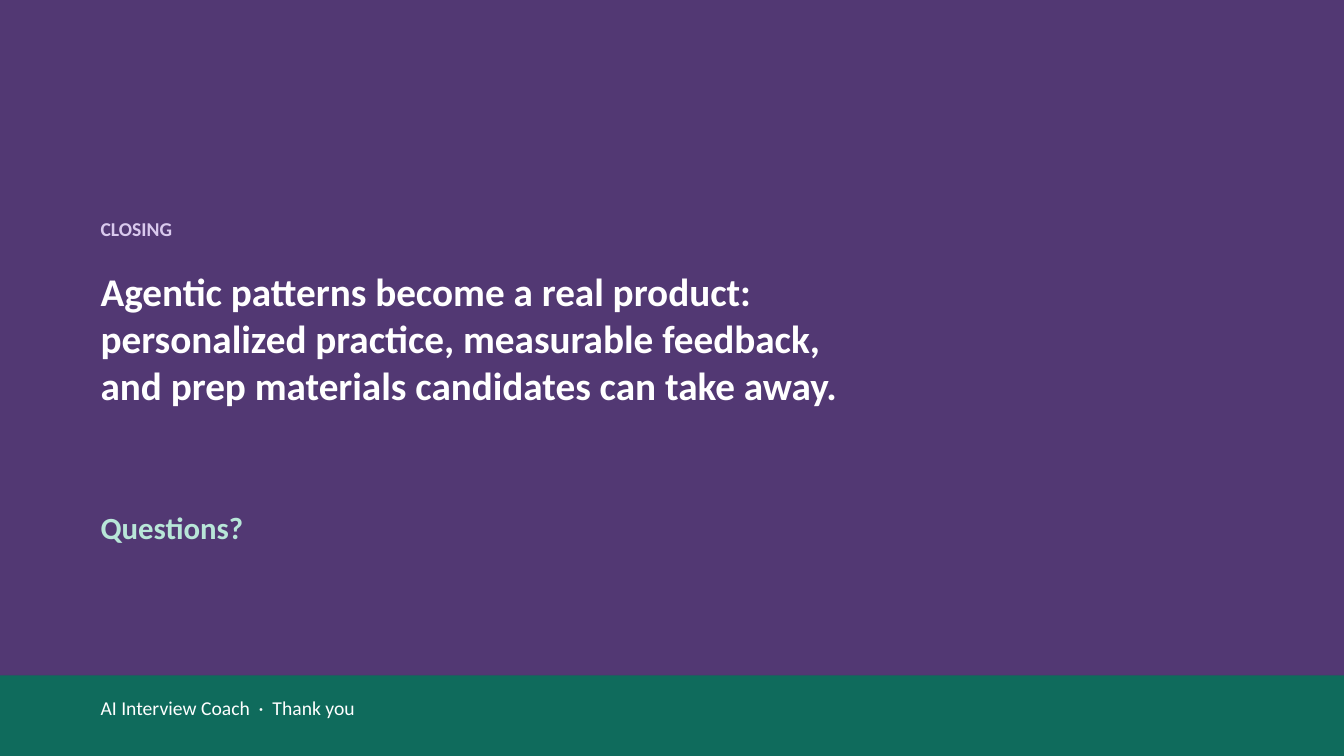
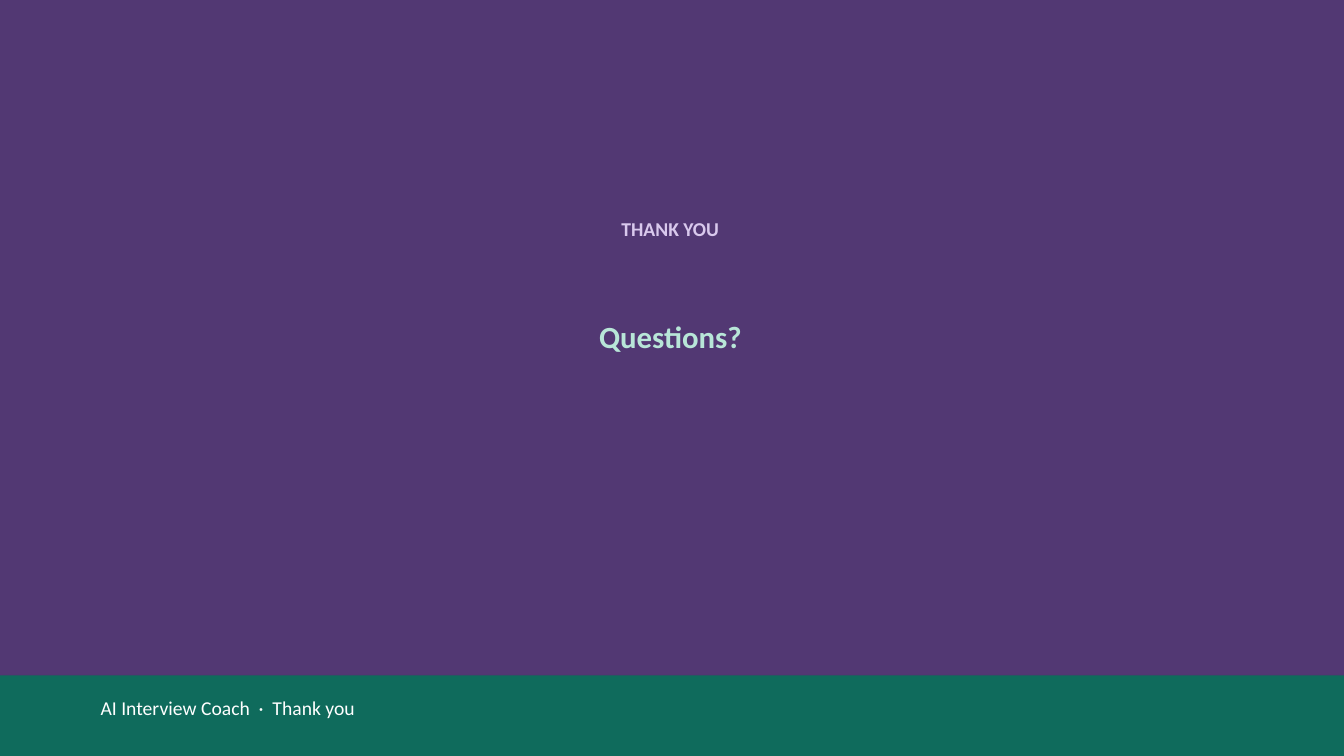
Before and after one commit to FerdinandGang4/Agentic-Ai-project1-Interview-assistance-agent-, a slide deck: slide 8 of AI_Interview_Coach_Presentation.pptx (slide 11 before the commit). Drawn at 1344x756 pixels with LibreOffice and Linux fonts; fonts in the diff are those of the drawing. Boxes give left, top, right and bottom in pixels: in the first picture for what was removed or moved away, otherwise in the second. Text is boxed around its words. In the diff, an @@ line names an element or a change of style, - is before the commit and + after.

```diff
--- a/AI_Interview_Coach_Presentation.pptx
+++ b/AI_Interview_Coach_Presentation.pptx
@@ text at [621,223,719,236]: text changed @@
-CLOSING
+THANK YOU
@@ text removed at [101,278,837,406] @@
-Agentic patterns become a real product:
-personalized practice, measurable feedback,
-and prep materials candidates can take away.
@@ text "Questions?": place and size @@
-text "Questions?" at [101,517,244,543]
+text "Questions?" at [599,326,742,352]
@@ text "Questions?" at [599,326,742,352]: alignment left to centre @@
```
Also in this commit, not shown: 1 other slide changed, 2 slides added, 1 slide removed, 6 other files.
